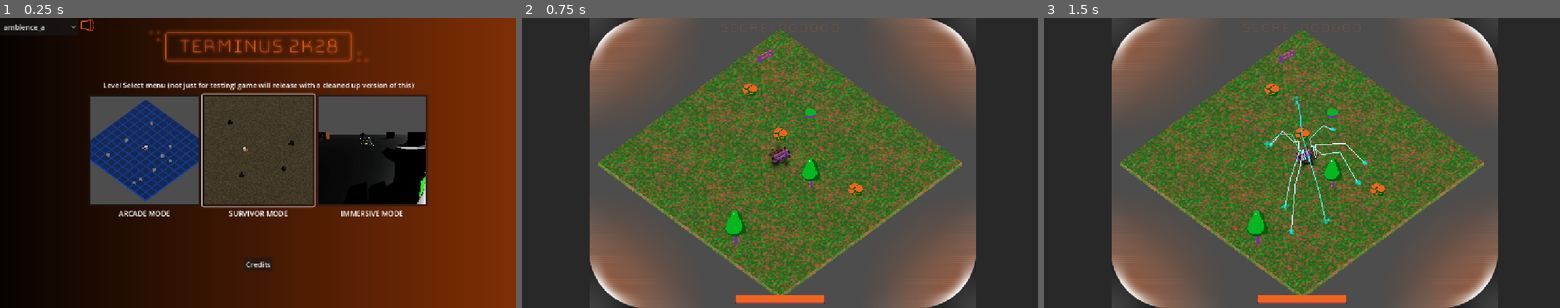
Above: before the commit, frames 1-3 (left to right).
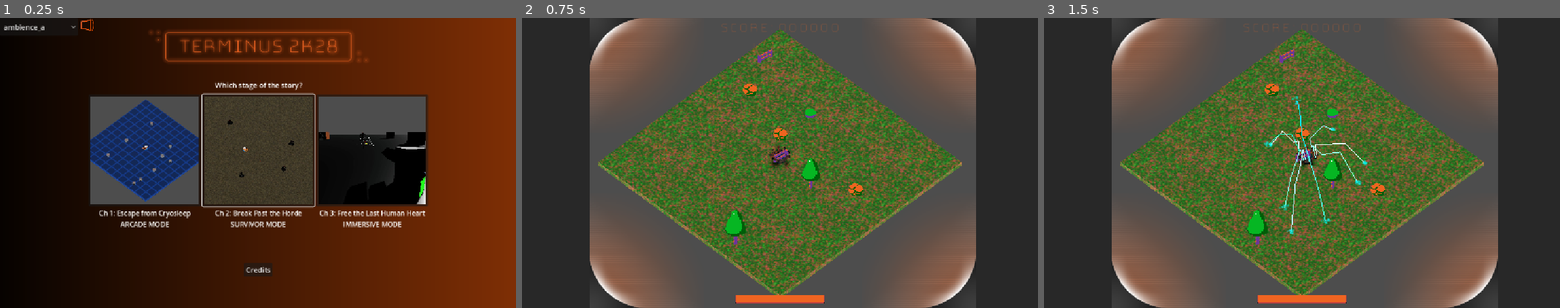
Above: after the commit, the same moments.

Repository: Gamkedo/terminus-2k28
Game: Godot game, scene res://level_menu.tscn
Two runs of this game, one before a commit and one after it. Both use one fixed random seed, a clock stepped at 60 frames per second and the inputs below.
Inputs (mouse positions are in pixels of both pictures, inside the frame that each line leads up to):
- Up to frame 1 (0.25 s): no input
- Up to frame 2 (0.75 s): click (666, 151) at 0.5 s
- Up to frame 3 (1.5 s): tap Enter at 1.25 s; move the mouse to (1415, 148) at 1.27 s; press the mouse at (1415, 148) at 1.28 s; hold D (walk_right) from 1.28 s (still down)

The runs differ from the first frame. In frame 1, 2.3% of the frame differs, in the area x 19-83%, y 22-90%; in frame 2, nothing differs; in frame 3, nothing differs.

Commit message:
Named chapters, replaced placeholder level select note

Diff:
--- a/level_menu.tscn
+++ b/level_menu.tscn
@@ -43,7 +43,7 @@
 layout_mode = 2
 size_flags_horizontal = 4
 theme_override_font_sizes/font_size = 16
-text = "Level Select menu (not just for testing! game will release with a cleaned up version of this)"
+text = "Which stage of the story?"
 
 [node name="HBoxContainer" type="HBoxContainer" parent="MarginContainer/VBoxContainer" unique_id=379910567]
 layout_mode = 2
@@ -63,8 +63,9 @@
 
 [node name="LabelA Arcade" type="Label" parent="MarginContainer/VBoxContainer/HBoxContainer/Arcade Container" unique_id=2139458646]
 layout_mode = 2
-theme_override_font_sizes/font_size = 16
-text = "ARCADE MODE"
+theme_override_font_sizes/font_size = 15
+text = "Ch 1: Escape from Cryosleep
+ARCADE MODE"
 horizontal_alignment = 1
 
 [node name="Survivor Container" type="VBoxContainer" parent="MarginContainer/VBoxContainer/HBoxContainer" unique_id=1234353584]
@@ -81,8 +82,9 @@
 
 [node name="LabelB Survivor" type="Label" parent="MarginContainer/VBoxContainer/HBoxContainer/Survivor Container" unique_id=1705265690]
 layout_mode = 2
-theme_override_font_sizes/font_size = 16
-text = "SURVIVOR MODE"
+theme_override_font_sizes/font_size = 15
+text = "Ch 2: Break Past the Horde
+SURVIVOR MODE"
 horizontal_alignment = 1
 
 [node name="Immersive Container" type="VBoxContainer" parent="MarginContainer/VBoxContainer/HBoxContainer" unique_id=365200356]
@@ -98,8 +100,9 @@
 
 [node name="LabelC Immersive" type="Label" parent="MarginContainer/VBoxContainer/HBoxContainer/Immersive Container" unique_id=929782284]
 layout_mode = 2
-theme_override_font_sizes/font_size = 16
-text = "IMMERSIVE MODE"
+theme_override_font_sizes/font_size = 15
+text = "Ch 3: Free the Last Human Heart
+IMMERSIVE MODE"
 horizontal_alignment = 1
 
 [node name="CenterContainer" type="CenterContainer" parent="MarginContainer/VBoxContainer" unique_id=262921972]
Not shown, changed: export_presets.cfg
